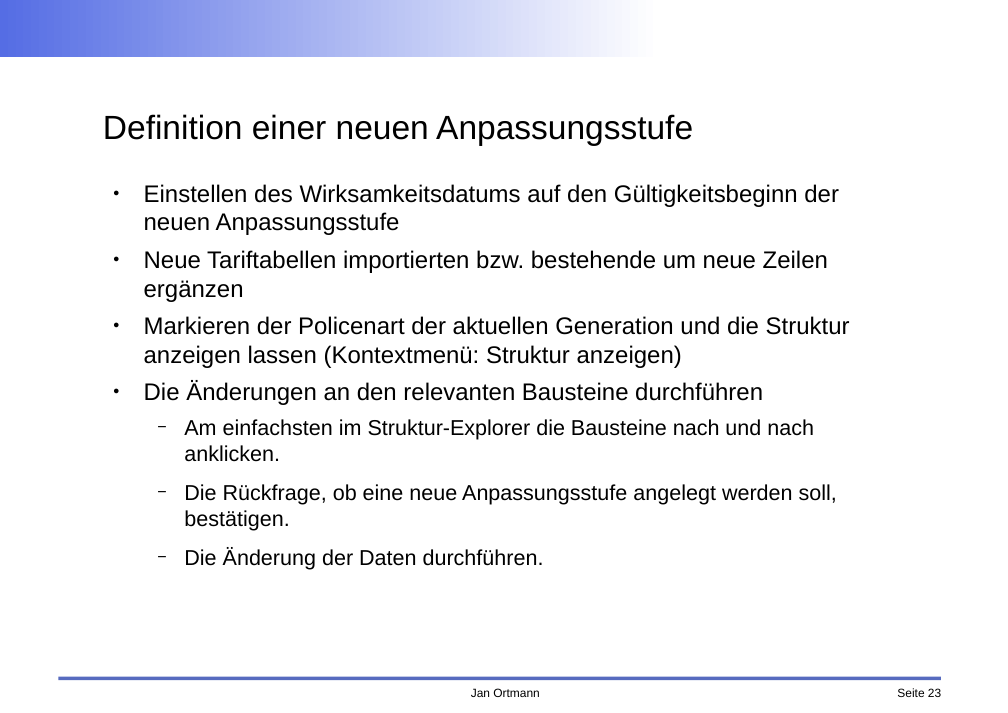
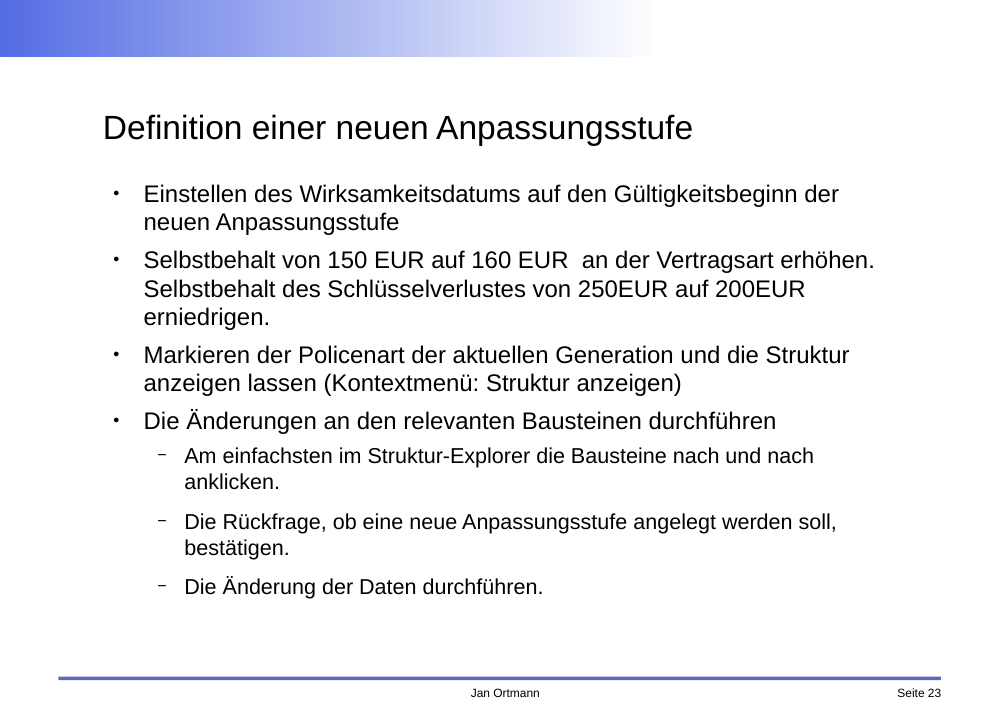
Before and after one commit to faktorips/faktorips.base, a slide deck: slide 23 of org.faktorips.doc/schulung/fachabteilung/FaktorIPS-Schulung FA Produktdefinition.odp. Drawn at 1008x713 pixels with LibreOffice and Linux fonts; fonts in the diff are those of the drawing; background and template pictures are left out. Boxes give left, top, right and bottom in pixels: in the first picture for what was removed or moved away, otherwise in the second. Text is boxed around its words. In the diff, an @@ line names an element or a change of style, - is before the commit and + after.

```diff
--- a/org.faktorips.doc/schulung/fachabteilung/FaktorIPS-Schulung FA Produktdefinition.odp
+++ b/org.faktorips.doc/schulung/fachabteilung/FaktorIPS-Schulung FA Produktdefinition.odp
@@ text at (x1=144, y1=250, x2=875, y2=330): text changed @@
-● Neue Tariftabellen importierten bzw. bestehende um neue Zeilen ergänzen
+● Selbstbehalt von 150 EUR auf 160 EUR an der Vertragsart erhöhen. Selbstbehalt des Schlüsselverlustes von 250EUR auf 200EUR erniedrigen.
@@ text at (x1=144, y1=409, x2=777, y2=434): text changed @@
-● Die Änderungen an den relevanten Bausteine durchführen
+● Die Änderungen an den relevanten Bausteinen durchführen
```
Also in this commit, not shown: 7 other slides changed, 3 slides added, 1 slide removed, 13 other files.
